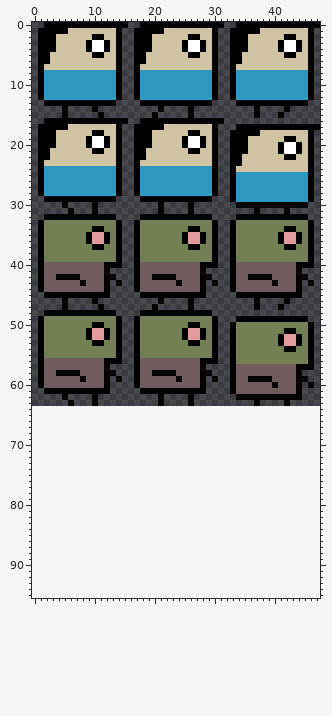
Sprite sheet, stored at src/images/characters.png. That is the earlier state.
The file is 96x128 pixels, drawn in blocks of 2x2; one block is one cell here. The old version is drawn lined up with the new one, on the new canvas.
The same view after the edit:
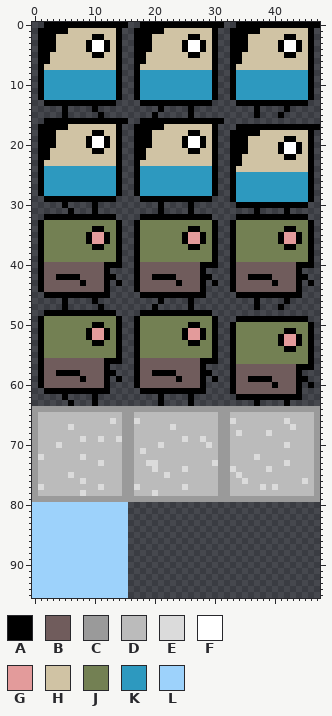
Palette (. is transparent): A #000000  B #705c5c  C #9a9a9a  D #bbbbbb  E #dbdbdb  F #ffffff  G #e39b9b  H #d0c3a4  J #738053  K #2d99bf  L #9dd2fb
Difference:
canvas 48x64 -> 48x96
The edit adds colour C in row 64 at x 0 to 47; in rows 65 to 78 at x 0, 15 to 16, 31 to 32 and 47; in row 79 at x 0 to 47.
The edit adds colour D in row 65 at x 1 to 14, 17 to 30 and 33 to 46; in row 66 at x 1 to 12, 14, 18 to 30, 34 to 41 and 43 to 46; in row 67 at x 1 to 5, 7 to 14, 17 to 22, 24 to 30, 33 to 42 and 44 to 46; in row 68 at x 1 to 14, 17 to 30, 33, 35 to 38 and 40 to 46; in row 69 at x 1 to 7, 9 to 10, 12 to 13, 17 to 24, 26 to 27, 29 to 30 and 33 to 46; in row 70 at x 1 to 3, 5 to 14, 17 to 20, 22 to 28, 30, 33 to 41 and 43 to 46.
The edit adds colour D in row 71 at x 1 to 14, 17, 19 to 30 and 33 to 46; in row 72 at x 2 to 7, 9 to 14, 17 to 30, 33 to 36 and 38 to 46; in row 73 at x 1 to 10, 12 to 14, 17 to 18, 21 to 29, 33 to 41 and 43 to 46; in row 74 at x 1 to 14, 17 to 19, 21 to 24, 26 to 30, 34 to 38 and 40 to 46; in row 75 at x 1 to 5, 7 to 14, 17 to 21, 23 to 30, 33 and 35 to 46; in row 76 at x 1 to 7, 9 to 14, 17 to 30, 33 to 34, 36 to 44 and 46.
The edit adds colour D in row 77 at x 2 to 10, 12 to 14, 18 to 24, 26 to 30, 33 to 37, 39 and 41 to 46; in row 78 at x 1 to 7, 9 to 14, 17 to 19, 21 to 30 and 33 to 46.
The edit adds colour E in row 66 at x 13, 17, 33 and 42; in row 67 at x 6, 23 and 43; in row 68 at x 34 and 39; in row 69 at x 8, 11, 14, 25 and 28; in row 70 at x 4, 21, 29 and 42; in row 71 at x 18.
The edit adds colour E in row 72 at x 1, 8 and 37; in row 73 at x 11, 19 to 20, 30 and 42; in row 74 at x 20, 25, 33 and 39; in row 75 at x 6, 22 and 34; in row 76 at x 8, 35 and 45; in row 77 at x 1, 11, 17, 25, 38 and 40.
The edit adds colour E in row 78 at x 8 and 20.
The edit adds colour L in rows 80 to 95 at x 0 to 15.
Pixel boxes of the changes (left, top, right, bottom) in both pictures:
added: (32, 406, 320, 598)
